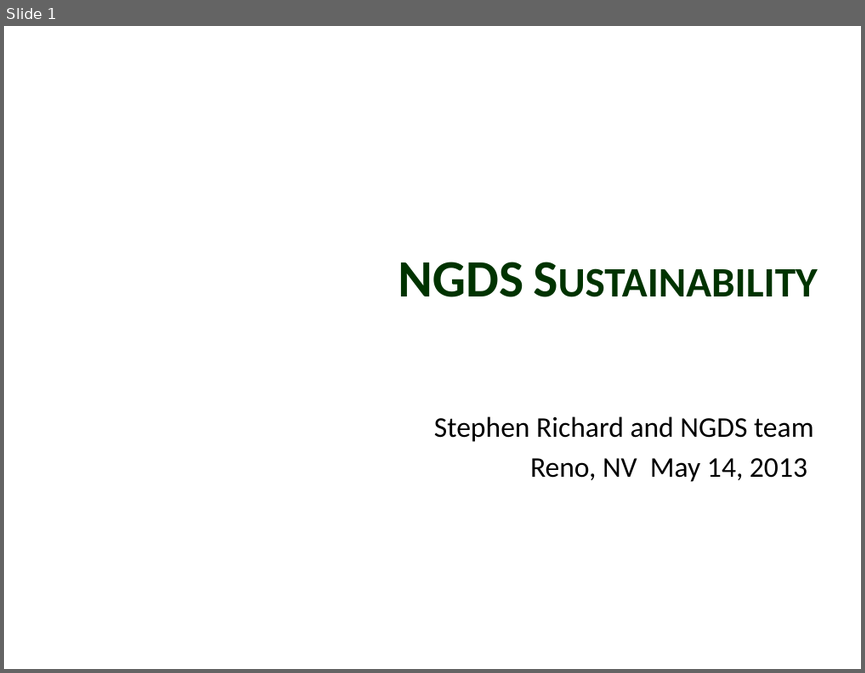
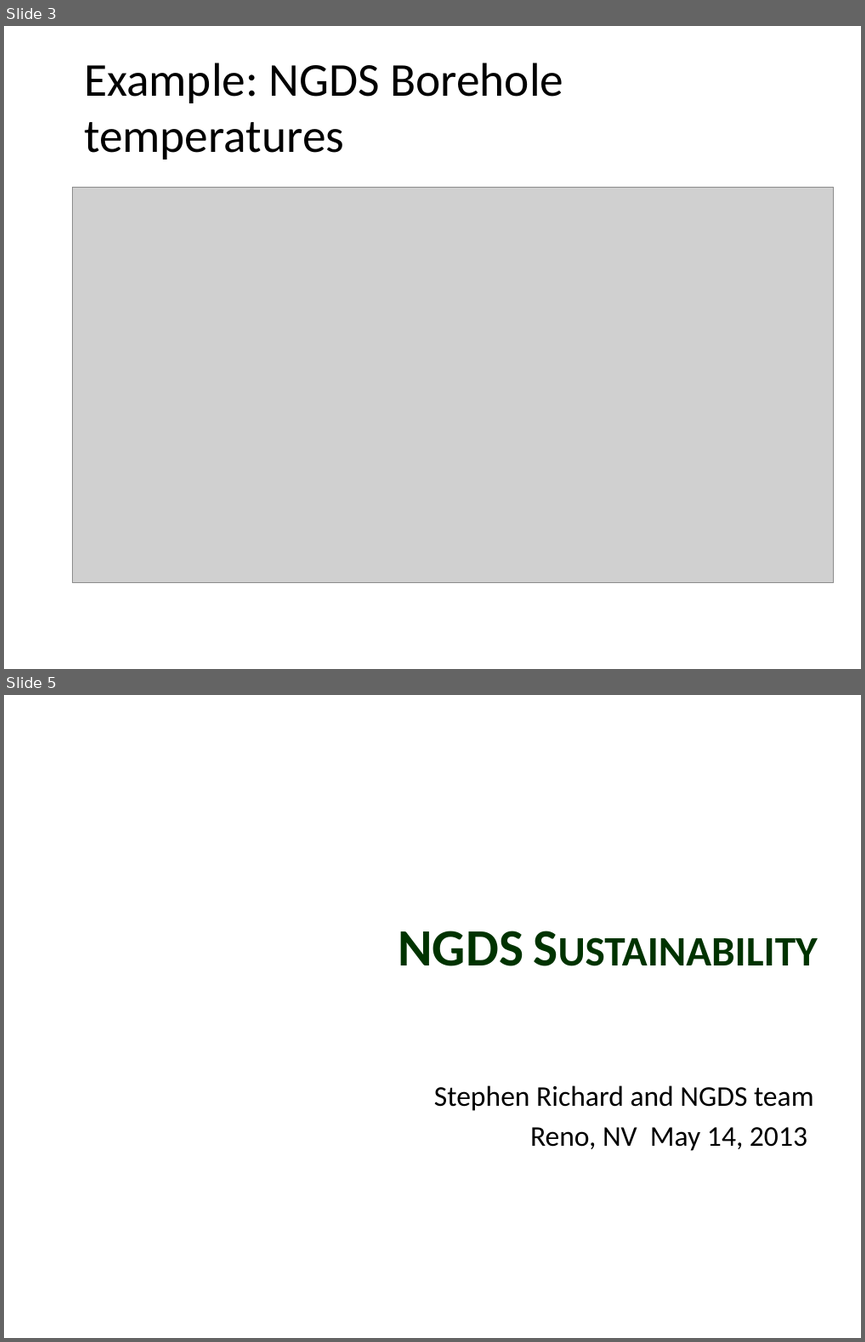
Before and after one commit to usgin/Workshops, a slide deck: WesternRegionalWorkshop/NGDSSustainability.pptx. Shown one above the other, each under a label of ours: slide 1 before the commit, slides 3 and 5 after it; the slides between them are not shown. The pictures are 865x673 and 865x1342 pixels, drawn with LibreOffice and Linux fonts; fonts in the diff are those of the drawing; grey boxes stand for pictures; background and template pictures are left out. Boxes give left, top, right and bottom in pixels: in the first picture for what was removed or moved away, otherwise in the second. Text is boxed around its words. In the diff, an @@ line names an element or a change of style, - is before the commit and + after.

```diff
--- a/WesternRegionalWorkshop/NGDSSustainability.pptx
+++ b/WesternRegionalWorkshop/NGDSSustainability.pptx
@@ slide 3 added at (x1=4, y1=26, x2=861, y2=669), background picture (left out) @@
@@ title added at (x1=84, y1=63, x2=563, y2=159), 39.6 pt, text #000000 @@
+Example: NGDS Borehole temperatures
@@ picture added at (x1=73, y1=188, x2=834, y2=582) @@
@@ what was slide 1 is now slide 5 @@
```
Also in this commit, not shown: 3 other slides added, 3 other files.
